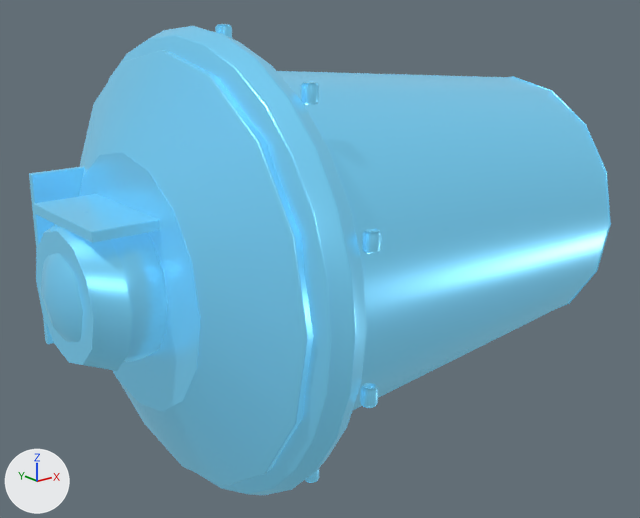
A saved change to the glTF model assets/ships/parts/engines/engine_plasma_ring.glb.
Before and after are seen from a camera (50 mm lens) standing at (-1.59, -3.26, 1.21) and looking at (1.0, -0.02, -0.08). The axes (+X, +Y, +Z) are drawn at lower left. The lights are the same throughout. The first picture is the older version. Where no turn or scale is listed for an object, it has been applied to the vertices.

Names of what the first picture shows: 'DET_corporate_polish_band', 'DET_fusion_coil_ring', 'HOOK_DRIVE_CORE', 'HOOK_DRIVE_PLUME', 'LOD0_ENGINE_PLASMA_RING_MAIN', 'Plasma_Ring_Outer', 'engine_plasma_ring_Material_Mechanical_Merged'.
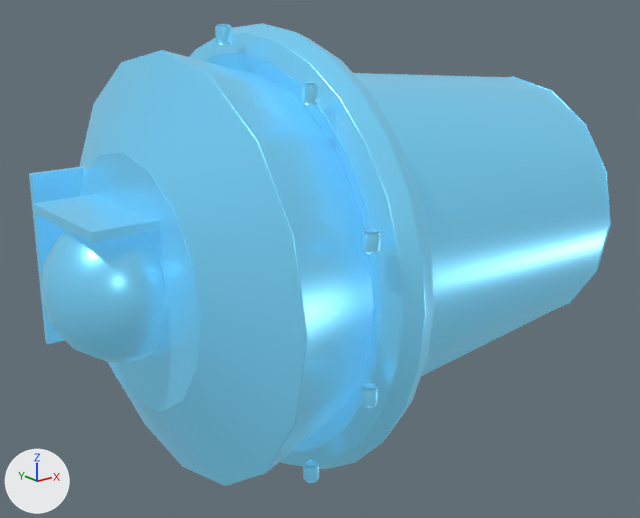
What differs and where, as boxes (x1, y1, x2, y2) in the pictures (640 x 518 px):
'Plasma_Ring_Outer', moved
    before: (108, 26, 367, 495)
    after: (189, 23, 434, 469)
'HOOK_DRIVE_PLUME', moved (not visible afterwards)
    before: (36, 211, 132, 371)

What changed in the scene script:
```text
Change ob_hook_drive_plume:
    ob_hook_drive_plume.location: (-0.22, 0.0, 0.0) -> (0.13, 0.0, 0.0)
Change ob_plasma_ring_outer:
    ob_plasma_ring_outer.location: (0.35, 0.0, 0.0) -> (0.7, 0.0, 0.0)
```
